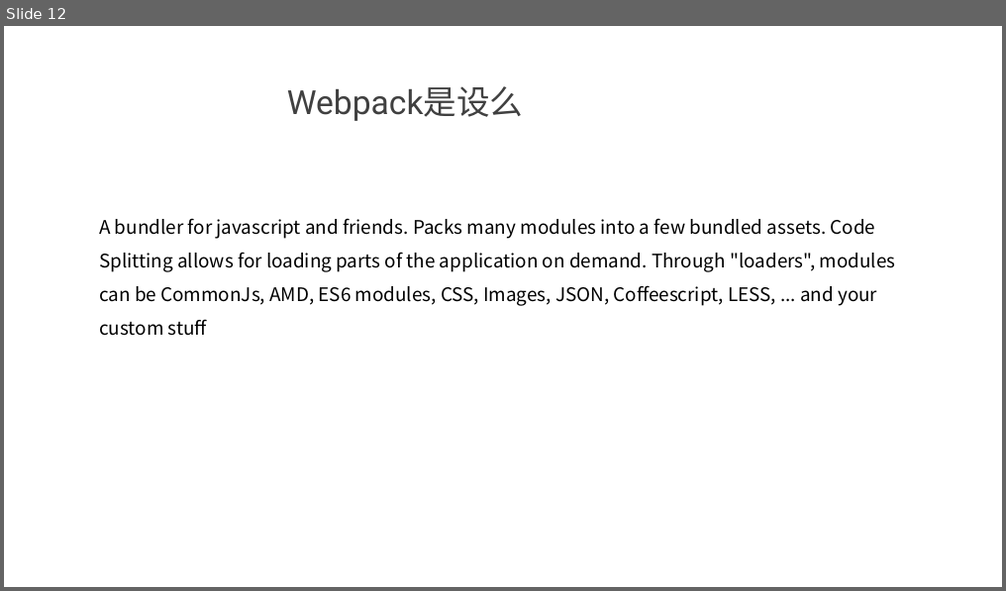
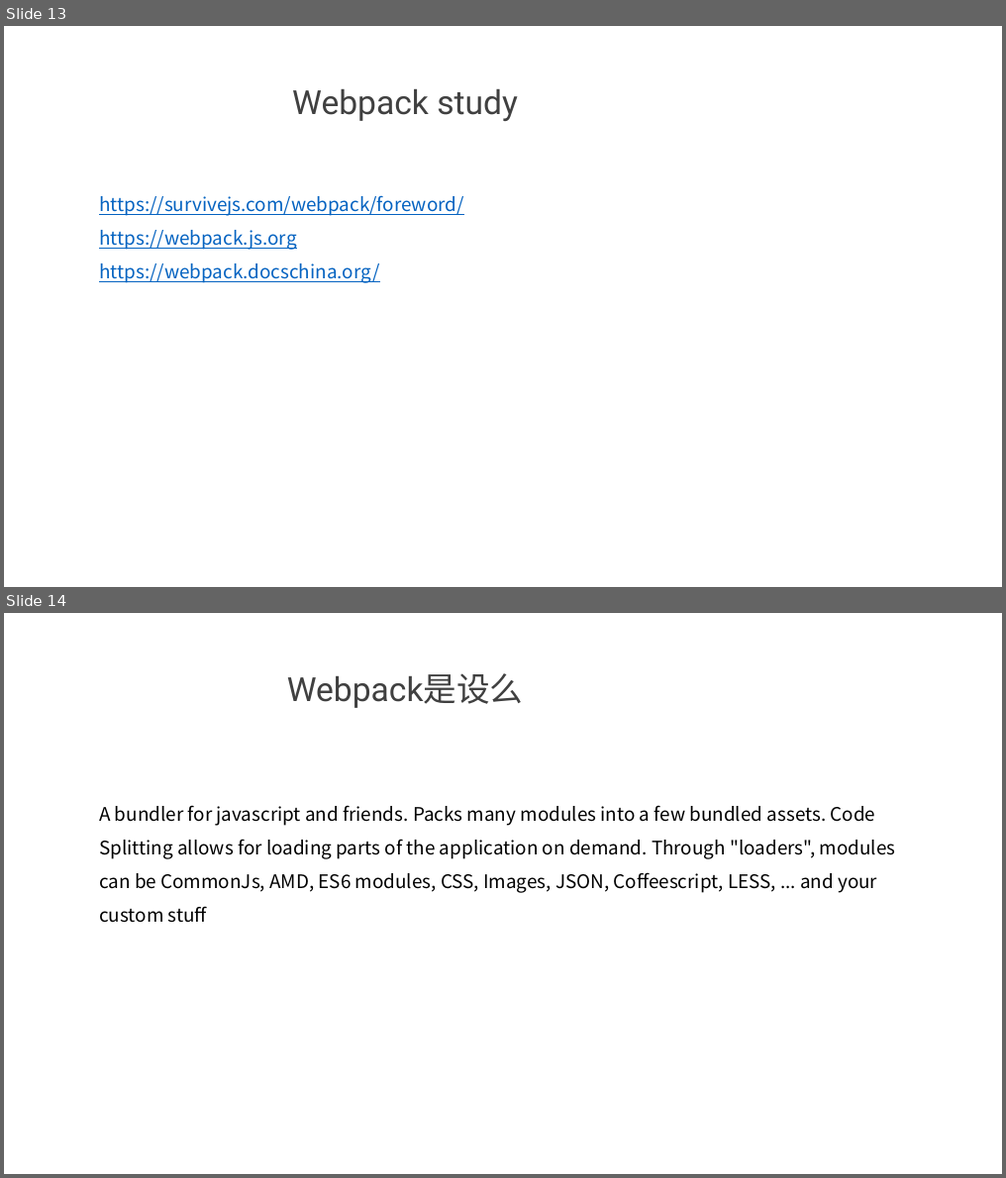
Before and after one commit to cjhyy06/webpack-learning, a slide deck: webpack.pptx. Shown one above the other, each under a label of ours: slide 12 before the commit, slides 13 and 14 after it. The pictures are 1006x591 and 1006x1178 pixels, drawn with LibreOffice and Linux fonts; fonts in the diff are those of the drawing; background and template pictures are left out. Boxes give left, top, right and bottom in pixels: in the first picture for what was removed or moved away, otherwise in the second. Text is boxed around its words. In the diff, an @@ line names an element or a change of style, - is before the commit and + after.

```diff
--- a/webpack.pptx
+++ b/webpack.pptx
@@ slide 13 added at (x1=4, y1=26, x2=1002, y2=587), background picture (left out) @@
@@ rectangle added at (x1=4, y1=26, x2=1002, y2=587), fill #FFFFFF at 90% opacity @@
@@ text added at (x1=292, y1=89, x2=518, y2=121), 32 pt, text #404040 @@
+Webpack study
@@ text added at (x1=99, y1=195, x2=463, y2=283), 18 pt, text #0563C1, underline @@
+https://survivejs.com/webpack/foreword/
+https://webpack.js.org
+https://webpack.docschina.org/
@@ what was slide 12 is now slide 14 @@
```
Also in this commit, not shown: 1 slide changed, 2 other slides added, 21 other files.
